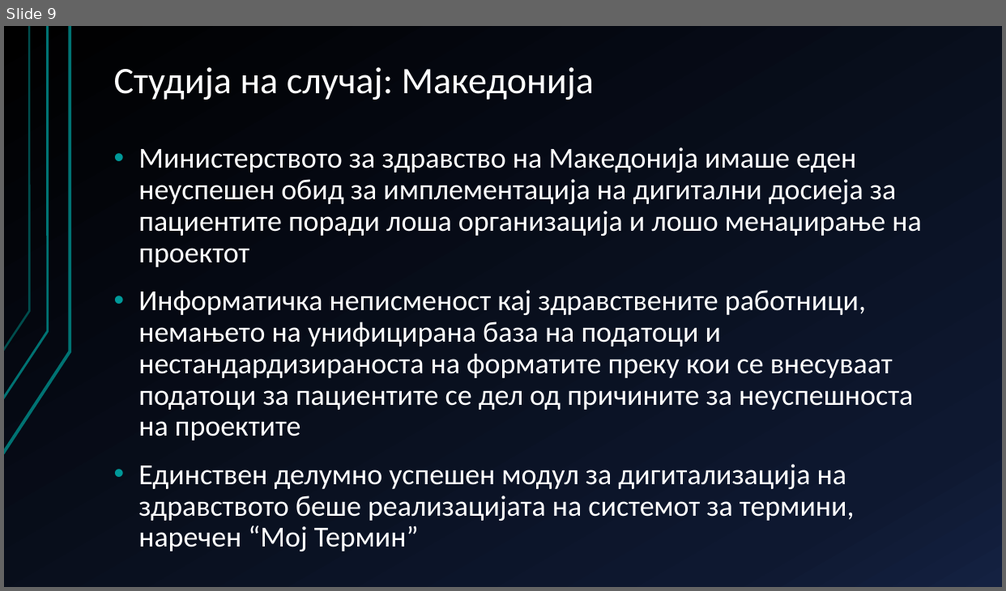
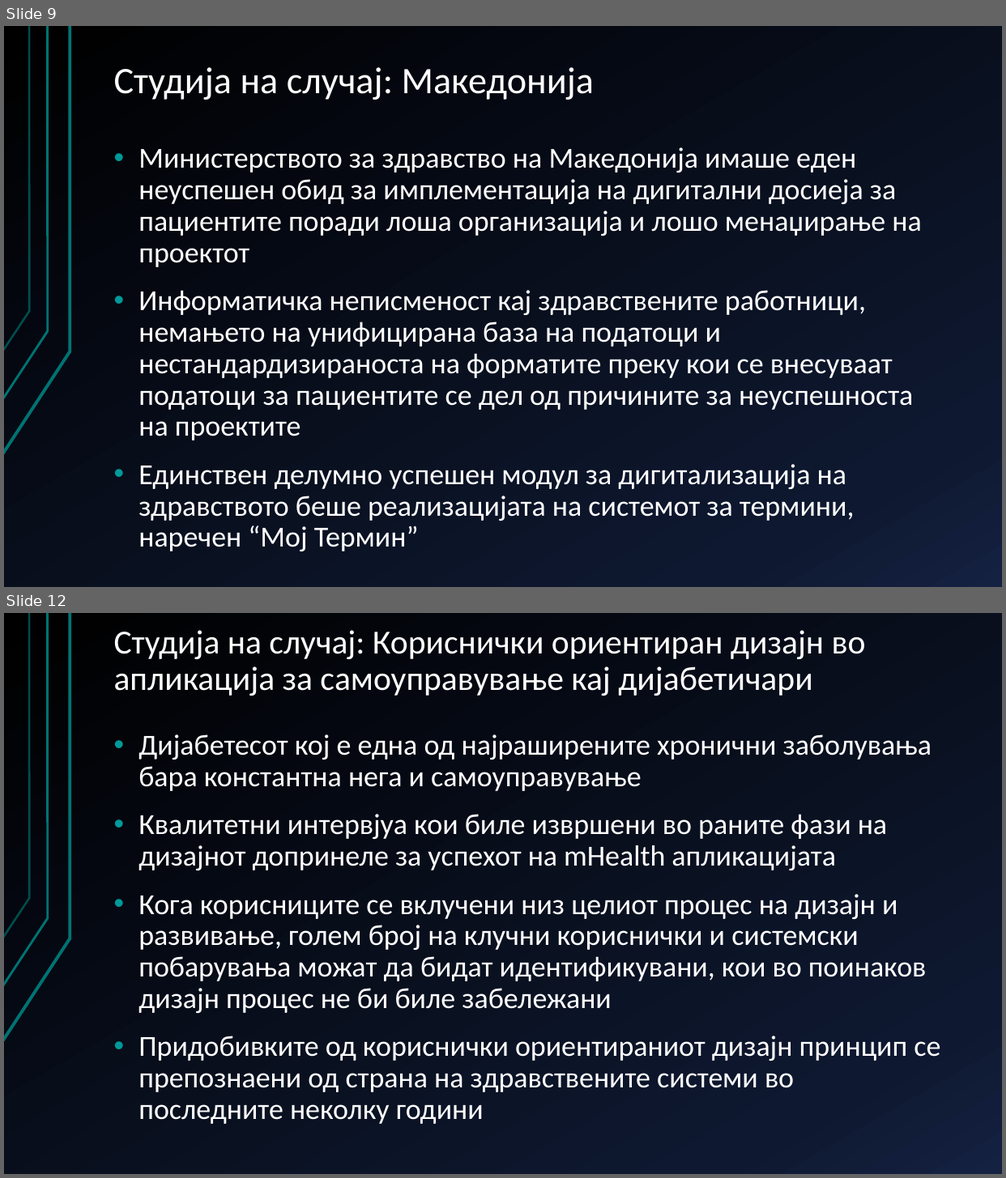
Before and after one commit to AlenDosev/Master, a slide deck: Master.pptx. Shown one above the other, each under a label of ours: slide 9 before the commit, slides 9 and 12 after it; the slides between them are not shown. The pictures are 1006x591 and 1006x1178 pixels, drawn with LibreOffice and Linux fonts; fonts in the diff are those of the drawing. Boxes give left, top, right and bottom in pixels: in the first picture for what was removed or moved away, otherwise in the second. Text is boxed around its words. In the diff, an @@ line names an element or a change of style, - is before the commit and + after.

```diff
--- a/Master.pptx
+++ b/Master.pptx
@@ slide 12 added at (4, 613, 1002, 1174), background gradient #000000 to #0F1931 to #142242; not listed: 3 template elements that a slide beside it also shows @@
@@ title added at (114, 630, 866, 696), 32.4 pt, text #FFFFFF @@
+Студија на случај: Кориснички ориентиран дизајн во апликација за самоуправување кај дијабетичари
@@ text added at (138, 735, 940, 1124), 28 pt, text #FFFFFF @@
+• Дијабетесот кој е една од најраширените хронични заболувања бара константна нега и самоуправување
+• Квалитетни интервјуа кои биле извршени во раните фази на дизајнот допринеле за успехот на mHealth апликацијата
+• Кога корисниците се вклучени низ целиот процес на дизајн и развивање, голем број на клучни кориснички и системски побарувања можат да бидат идентификувани, кои во поинаков дизајн процес не би биле забележани
+• Придобивките од кориснички ориентираниот дизајн принцип се препознаени од страна на здравствените системи во последните неколку години
```
Also in this commit, not shown: 1 slide changed, 7 other slides added, 8 slides removed, 1 other file.
